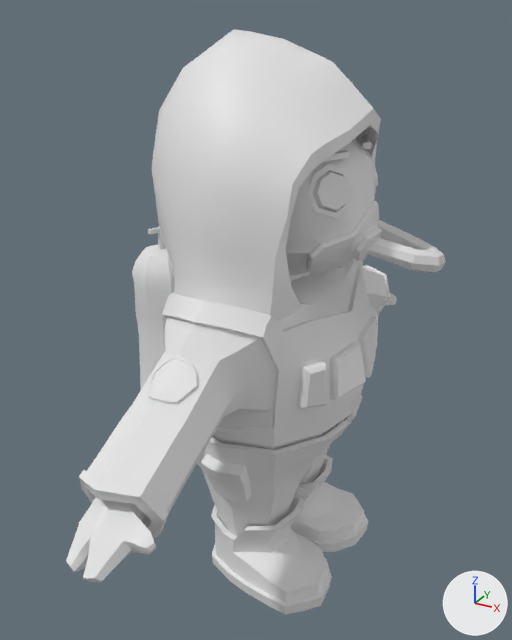
Before and after pictures for a commit that changed the Blender file LucaNaselli_StalkerBoi_Animation_Jump.blend.
Before and after are seen from a 50 mm camera at (0.76, -1.462, 1.419) aimed at (-0.031, -0.025, 0.7). Every picture has the same lights, and +X, +Y and +Z are marked at lower right.

The scene before the commit, as lines of its bpy script (objects in view):
```python
me_cube_004 = bpy.data.meshes.new('Cube.004')
me_cube_004.from_pydata(...)  # 2921 vertices, 2965 faces, 1 loose edge; spans x -0.35..0.4, y -0.76..0.76, z -0.64..0.74
me_cube_004.polygons.foreach_set('use_smooth', [True] * 2965)
ob_model = bpy.data.objects.new('Model', me_cube_004)
ob_model.location = (0.0, 0.0, 0.64)
```
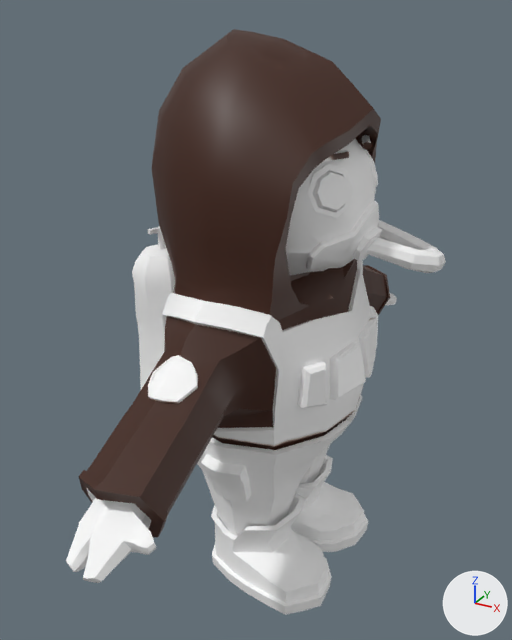
Pixel boxes [x1, y1, x2, y2] of what changed, in the pictures (512 x 640 px):
'Model', recoloured
    both: [66, 29, 446, 615]

The edits, one by one:
Picture 'Untitled' (img_untitled) is new.
Material 'Material' (mat_material) is new.
Its texture is img_untitled.
me_cube_004 has 2921 vertices, 2965 faces, 1 loose edge and spans x -0.35..0.4, y -0.76..0.76, z -0.64..0.74.
me_cube_004 now uses material mat_material (picture img_untitled).
